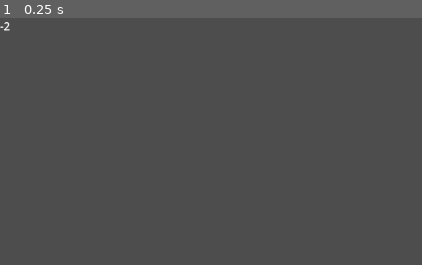
Above: before the commit, frame 1.
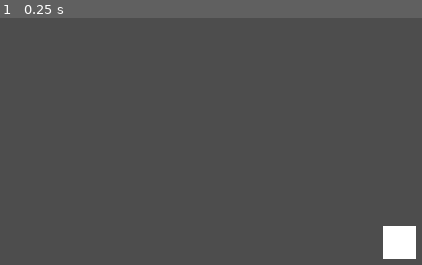
Above: after the commit, the same moment.

Repository: Javachup/godot-prototypes
Game: Godot game, scene res://Scenes/game.tscn
The game is run twice, just before and just after one commit, with the same random seed, the same clock (stepped at 60 frames per second) and the same inputs. Sound files missing from this copy of the repository are replaced by a short silence.
Inputs:
- Up to frame 1 (0.25 s): no input

The runs differ from the first frame. In frame 1, 1.1% of the frame differs, in the area x 0-99%, y 1-98%.

Commit message:
Adds a note that reacts to the conductor

Diff:
--- a/RhythmPrototype/Scenes/conductor.tscn
+++ b/RhythmPrototype/Scenes/conductor.tscn
@@ -4,7 +4,3 @@
 
 [node name="Conductor" type="AudioStreamPlayer2D"]
 script = ExtResource("1_b0r5k")
-
-[node name="DEBUG" type="Label" parent="."]
-offset_right = 40.0
-offset_bottom = 23.0
--- a/RhythmPrototype/Scenes/game.tscn
+++ b/RhythmPrototype/Scenes/game.tscn
@@ -1,7 +1,8 @@
-[gd_scene load_steps=3 format=3 uid="uid://b5xq2an14q8mp"]
+[gd_scene load_steps=4 format=3 uid="uid://b5xq2an14q8mp"]
 
 [ext_resource type="PackedScene" uid="uid://dcp7h2onkdpx8" path="res://Scenes/conductor.tscn" id="1_stl1g"]
 [ext_resource type="AudioStream" uid="uid://bugown2mmsxkr" path="res://Audio/Music/Sunflower.mp3" id="2_oh7vr"]
+[ext_resource type="PackedScene" uid="uid://2rgugsueee8e" path="res://Scenes/note.tscn" id="3_abtp4"]
 
 [node name="Game" type="Node"]
 
@@ -12,3 +13,9 @@
 autoplay = true
 bpm = 90
 start_delay = 1.319
+
+[node name="Note" parent="World" instance=ExtResource("3_abtp4")]
+
+[node name="Camera2D" type="Camera2D" parent="World"]
+
+[connection signal="on_beat" from="World/Conductor" to="World/Note" method="_on_conductor_on_beat"]
--- /dev/null
+++ b/RhythmPrototype/Scenes/note.tscn
@@ -0,0 +1,31 @@
+[gd_scene load_steps=5 format=3 uid="uid://2rgugsueee8e"]
+
+[ext_resource type="Script" path="res://Scripts/note.gd" id="1_7vd1b"]
+[ext_resource type="Texture2D" uid="uid://bpshqdfrwx5cy" path="res://Sprites/Square.png" id="1_48p1r"]
+[ext_resource type="Texture2D" uid="uid://dgdoctwurf1bq" path="res://Sprites/Square_Red.png" id="2_p5pwh"]
+
+[sub_resource type="SpriteFrames" id="SpriteFrames_53n7r"]
+animations = [{
+"frames": [{
+"duration": 1.0,
+"texture": ExtResource("1_48p1r")
+}, {
+"duration": 1.0,
+"texture": ExtResource("2_p5pwh")
+}],
+"loop": true,
+"name": &"default",
+"speed": 5.0
+}]
+
+[node name="Note" type="Node2D"]
+scale = Vector2(3, 3)
+script = ExtResource("1_7vd1b")
+
+[node name="AnimatedSprite2D" type="AnimatedSprite2D" parent="."]
+sprite_frames = SubResource("SpriteFrames_53n7r")
+
+[node name="Timer" type="Timer" parent="."]
+wait_time = 0.2
+
+[connection signal="timeout" from="Timer" to="." method="_on_timer_timeout"]
--- a/RhythmPrototype/Scripts/conductor.gd
+++ b/RhythmPrototype/Scripts/conductor.gd
@@ -1,7 +1,5 @@
 class_name Conductor
 extends AudioStreamPlayer2D
-
-@onready var debug = $DEBUG
 
 @export var bpm := 100
 @export var beats_per_measure := 4
@@ -31,8 +29,6 @@
 
 	_report_beat()
 
-	debug.text = str(song_beat_total)
-
 var temp = 0.0
 func _report_beat():
 	if _last_reported_beat < song_beat_total:
--- /dev/null
+++ b/RhythmPrototype/Scripts/note.gd
@@ -0,0 +1,11 @@
+extends Node2D
+
+@onready var sprite = $AnimatedSprite2D
+@onready var timer = $Timer
+
+func _on_conductor_on_beat(position):
+	sprite.frame = 1
+	timer.start()
+
+func _on_timer_timeout():
+	sprite.frame = 0
Binary file added: RhythmPrototype/Sprites/Square.png
Not shown, added: RhythmPrototype/Sprites/Square.png.import
Binary file added: RhythmPrototype/Sprites/Square_Red.png
Not shown, added: RhythmPrototype/Sprites/Square_Red.png.import
